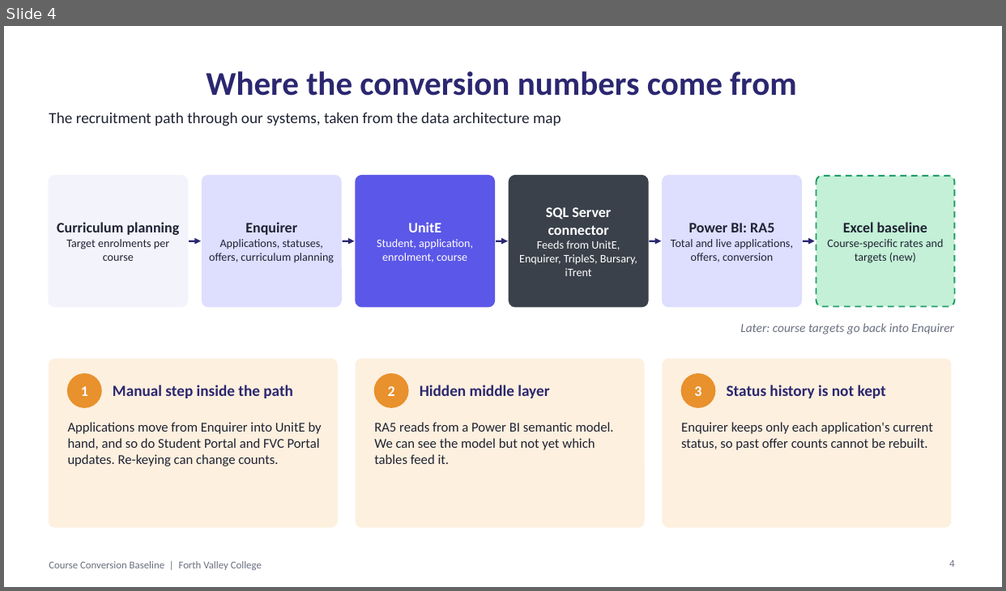
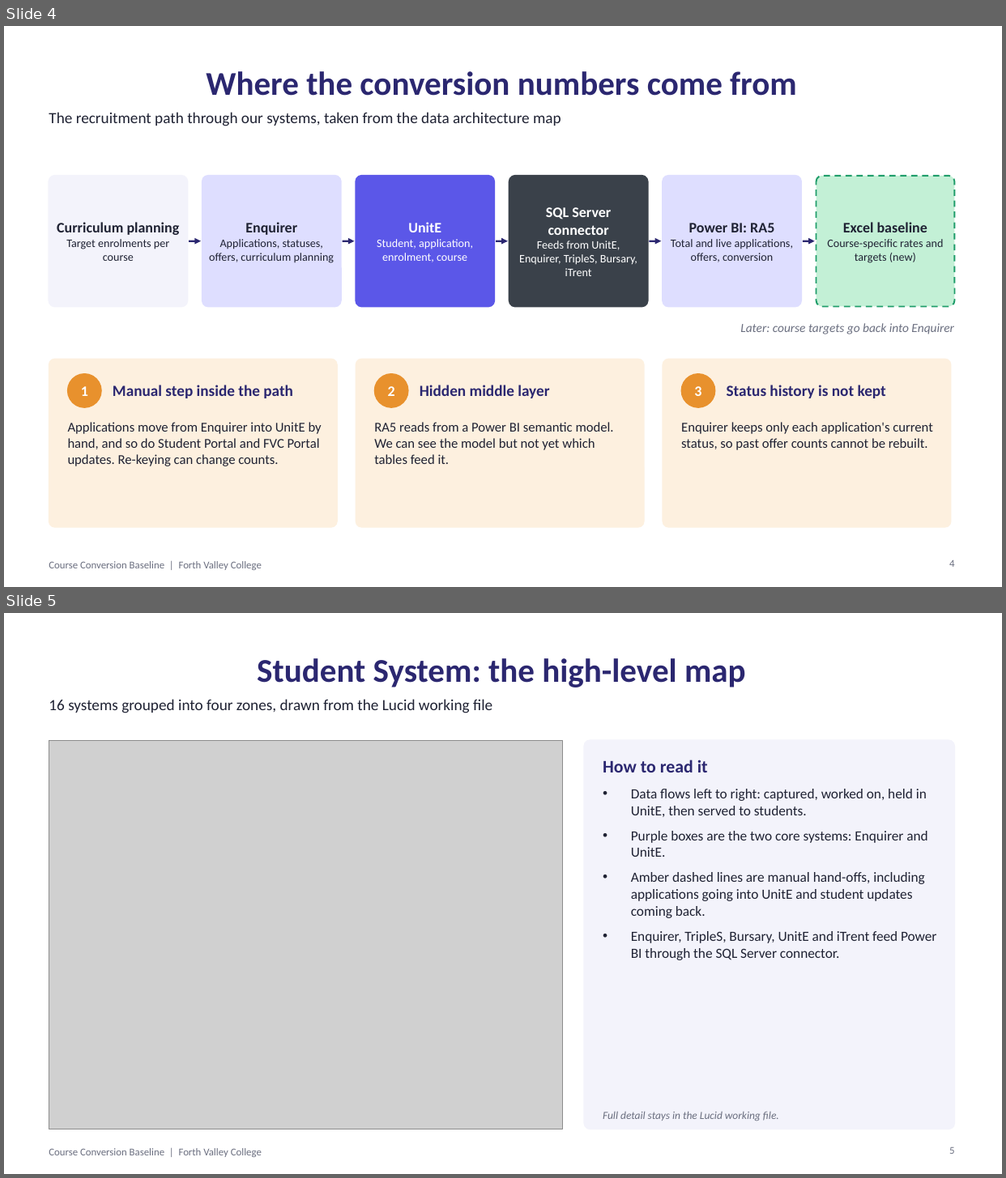
Before and after one commit to sanookiezz/Bayesian-Study, a slide deck: data-architecture/Conversion_Baseline_Data_Architecture_Summary.pptx. Shown one above the other, each under a label of ours: slide 4 before the commit, slides 4 and 5 after it. The pictures are 1006x591 and 1006x1178 pixels, drawn with LibreOffice and Linux fonts; fonts in the diff are those of the drawing; grey boxes stand for pictures. Boxes give left, top, right and bottom in pixels: in the first picture for what was removed or moved away, otherwise in the second. Text is boxed around its words. In the diff, an @@ line names an element or a change of style, - is before the commit and + after.

```diff
--- a/data-architecture/Conversion_Baseline_Data_Architecture_Summary.pptx
+++ b/data-architecture/Conversion_Baseline_Data_Architecture_Summary.pptx
@@ slide 5 added at [4,613,1002,1174], background #FFFFFF; not listed: 1 template element that a slide beside it also shows @@
@@ title added at [257,658,746,688], 32 pt, text #2B2770, bold @@
+Student System: the high-level map
@@ text added at [49,699,492,713], 15 pt, text #1F2233 @@
+16 systems grouped into four zones, drawn from the Lucid working file
@@ picture added at [49,740,562,1130] @@
@@ rounded rectangle added at [584,740,955,1130], fill #F3F3FB, outline #F3F3FB 1 pt @@
@@ text added at [603,760,936,960], 13.5 pt, text #1F2233 @@
+How to read it
+• Data flows left to right: captured, worked on, held in UnitE, then served to students.
+• Purple boxes are the two core systems: Enquirer and UnitE.
+• Amber dashed lines are manual hand-offs, including applications going into UnitE and student updates coming back.
+• Enquirer, TripleS, Bursary, UnitE and iTrent feed Power BI through the SQL Server connector.
@@ text added at [603,1111,779,1121], 10.5 pt, text #6B6F80, italic @@
+Full detail stays in the Lucid working file.
@@ page number added at [949,1148,954,1154], 10 pt, text #6B6F80 @@
+5
```
Also in this commit, not shown: 1 slide changed, 3 other files.
